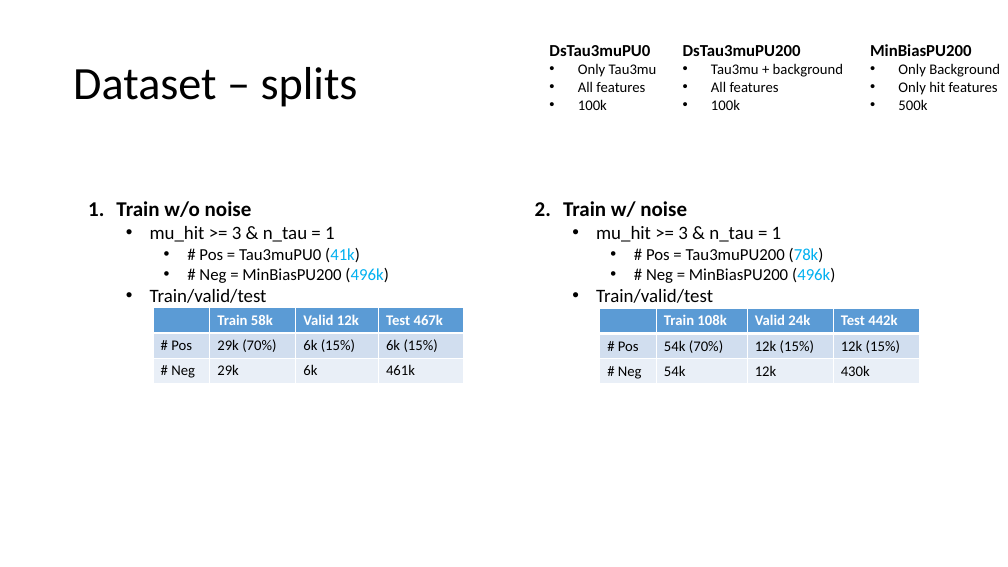
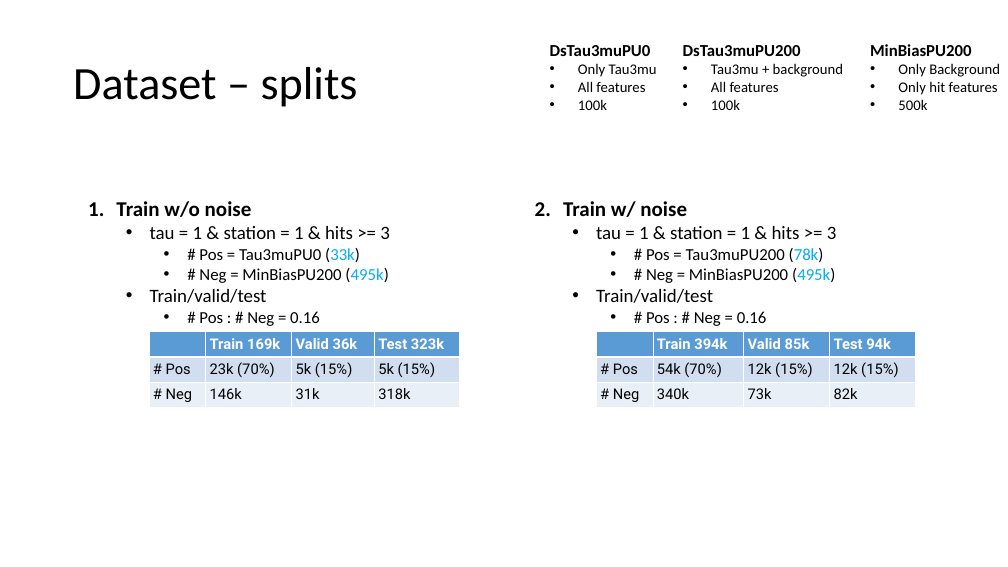
Before and after one commit to ekoenig4/Tau3MuGNNs, a slide deck: slide 7 of Tau3MuGNNs.pptx (slide 6 before the commit). Drawn at 1008x567 pixels with LibreOffice and Linux fonts; fonts in the diff are those of the drawing. Boxes give left, top, right and bottom in pixels: in the first picture for what was removed or moved away, otherwise in the second. Text is boxed around its words. In the diff, an @@ line names an element or a change of style, - is before the commit and + after.

```diff
--- a/Tau3MuGNNs.pptx
+++ b/Tau3MuGNNs.pptx
@@ text "MinBiasPU200" rewrapped from [870,44,1000,110] to [898,63,1000,110] @@
@@ text at [150,226,390,283]: text changed @@
-  • mu_hit >= 3 & n_tau = 1
-    • # Pos = Tau3muPU0 (41k)
-    • # Neg = MinBiasPU200 (496k)
+  • tau = 1 & station = 1 & hits >= 3
+    • # Pos = Tau3muPU0 (33k)
+    • # Neg = MinBiasPU200 (495k)
@@ text at [596,226,837,239]: text changed @@
-  • mu_hit >= 3 & n_tau = 1
+  • tau = 1 & station = 1 & hits >= 3
@@ text at [646,268,835,283]: text changed @@
-    • # Neg = MinBiasPU200 (496k)
+    • # Neg = MinBiasPU200 (495k)
@@ text at [199,311,320,326]: paragraph added @@
+    • # Pos : # Neg = 0.16
@@ text at [646,311,767,326]: paragraph added @@
+    • # Pos : # Neg = 0.16
@@ table: place and size @@
-table at [153,308,463,383]
+table at [149,332,459,408]
@@ table at [149,332,459,408] @@
-row 1:  | Train 58k | Valid 12k | Test 467k
+row 1:  | Train 169k | Valid 36k | Test 323k
-row 2: # Pos | 29k (70%) | 6k (15%) | 6k (15%)
+row 2: # Pos | 23k (70%) | 5k (15%) | 5k (15%)
-row 3: # Neg | 29k | 6k | 461k
+row 3: # Neg | 146k | 31k | 318k
@@ fill #D2DEEF to #D0DEEF in row 2 @@
@@ fill #EAEFF7 to #E9EFF7 in row 3 @@
@@ font Calibri to Roboto in "# Pos", "# Neg" @@
@@ table at [597,332,917,408] @@
-row 1:  | Train 108k | Valid 24k | Test 442k
+row 1:  | Train 394k | Valid 85k | Test 94k
-row 3: # Neg | 54k | 12k | 430k
+row 3: # Neg | 340k | 73k | 82k
@@ fill #D2DEEF to #D0DEEF in row 2 @@
@@ fill #EAEFF7 to #E9EFF7 in row 3 @@
@@ font Calibri to Roboto in "# Pos", "54k (70%)", "12k (15%)", "12k (15%)" and 1 more places @@
@@ table: place and size @@
-table at [600,309,920,384]
+table at [597,332,917,408]
```
Also in this commit, not shown: 5 other slides changed, 7 slides added, 4 slides removed, 7 other files.
